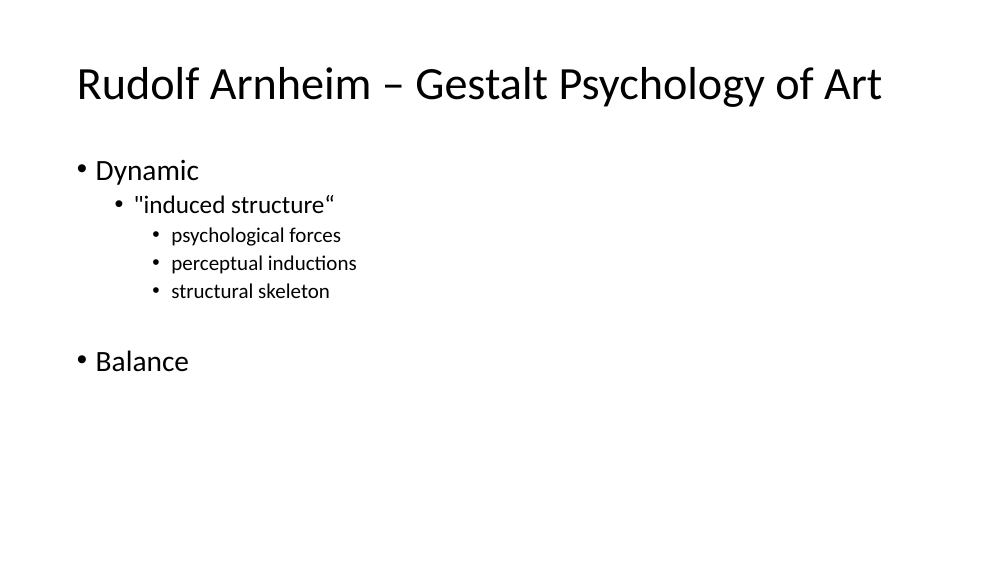
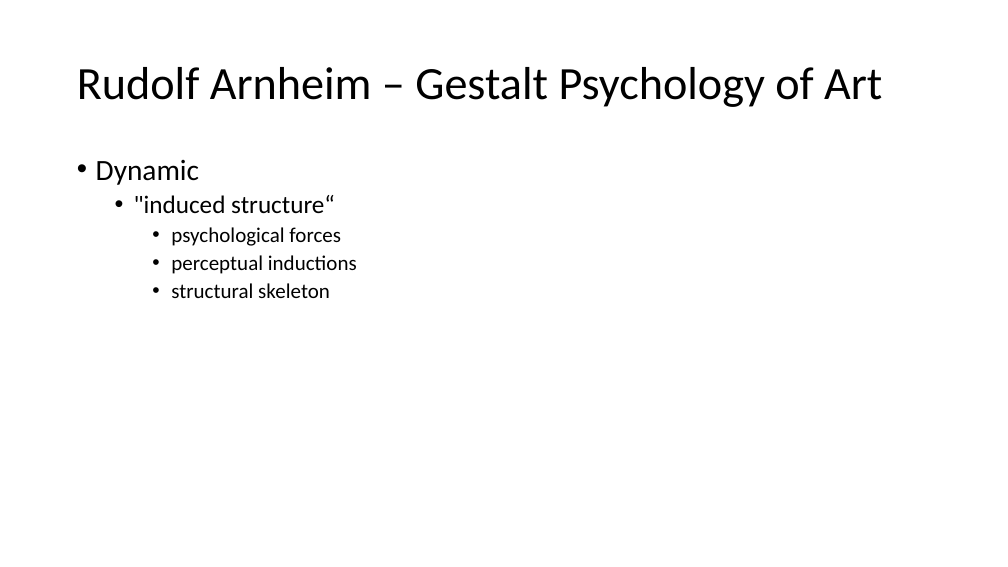
Before and after one commit to PatriciaXiao/Conclusion, a slide deck: slide 13 of Conclusion.pptx. Drawn at 1008x567 pixels with LibreOffice and Linux fonts; fonts in the diff are those of the drawing. Boxes give left, top, right and bottom in pixels: in the first picture for what was removed or moved away, otherwise in the second. Text is boxed around its words. In the diff, an @@ line names an element or a change of style, - is before the commit and + after.

```diff
--- a/Conclusion.pptx
+++ b/Conclusion.pptx
@@ text at <box>96,350,189,372</box>: paragraph removed @@
-• Balance
```
Also in this commit, not shown: 1 slide added, 1 other file.
